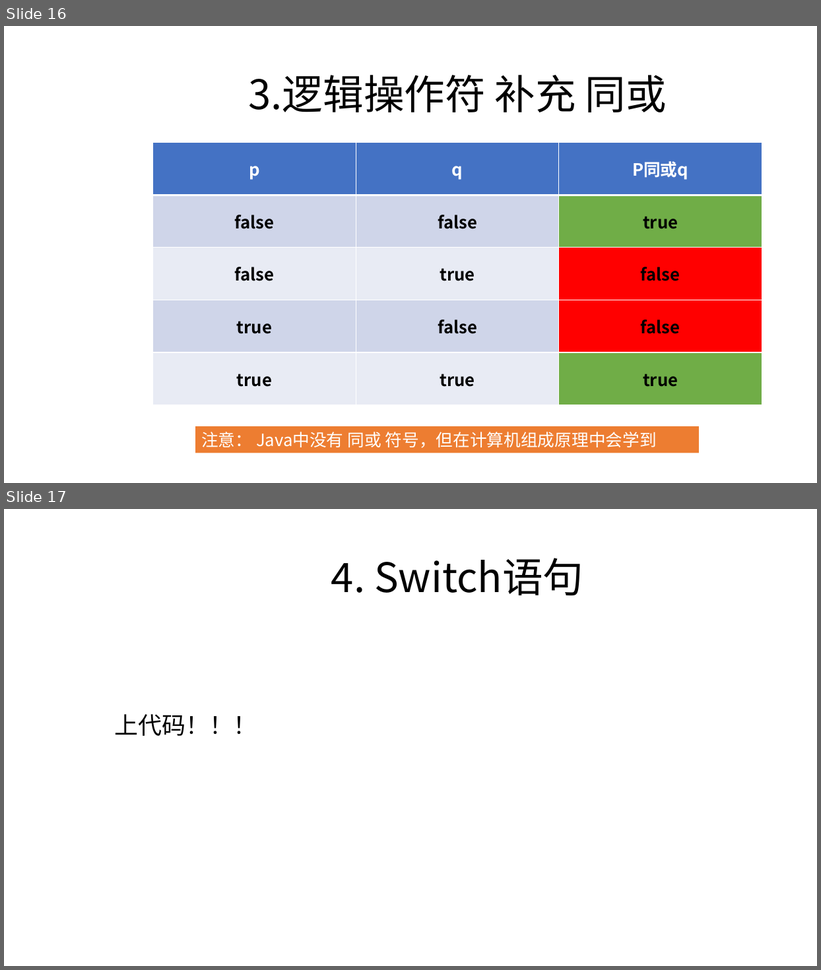
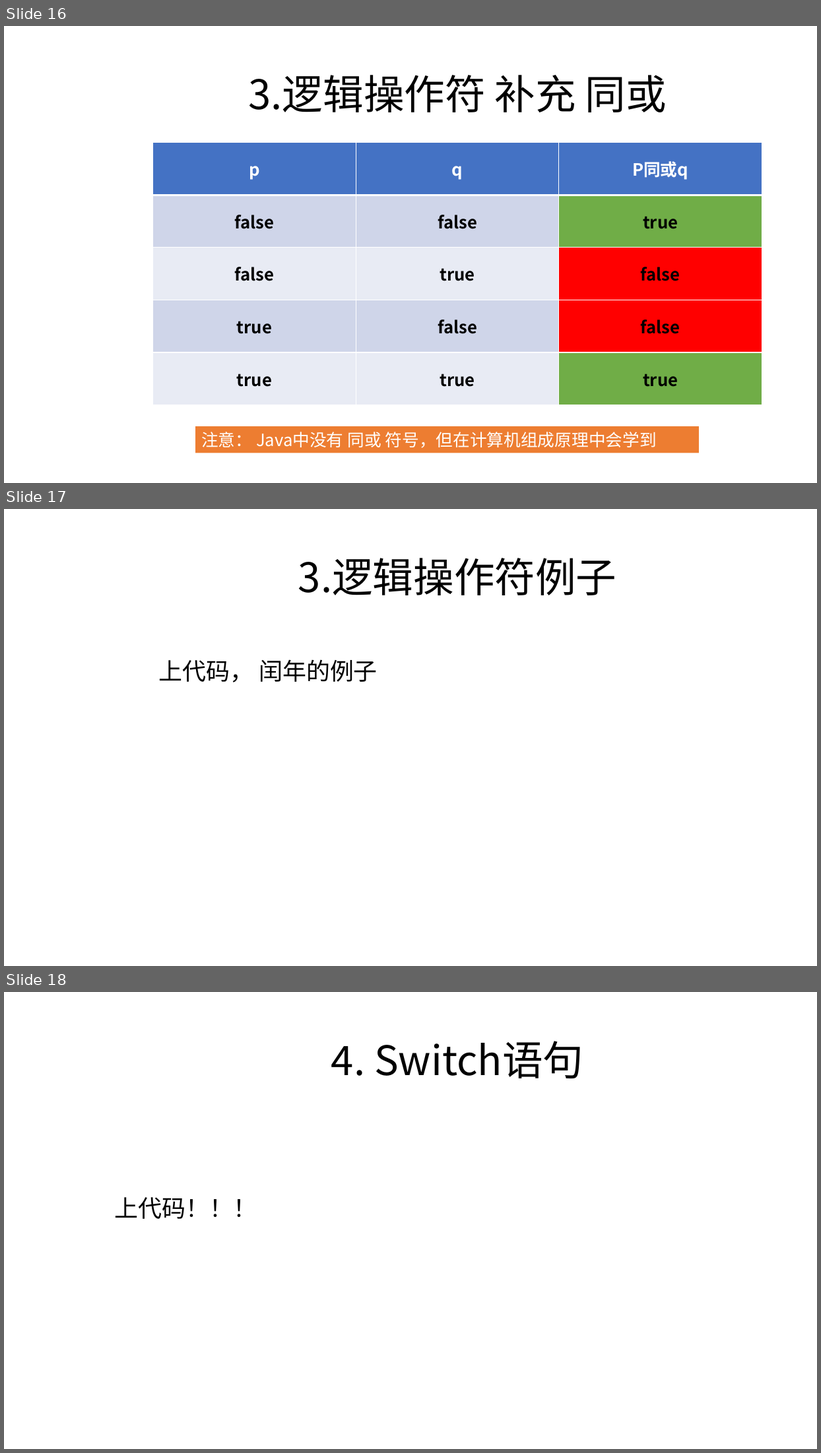
Before and after one commit to zjyesir/hmc_java_1, a slide deck: ppt/2.2选择判断 .pptx. Shown one above the other, each under a label of ours: slides 16 and 17 before the commit, slides 16, 17 and 18 after it. The pictures are 821x970 and 821x1453 pixels, drawn with LibreOffice and Linux fonts; fonts in the diff are those of the drawing; background and template pictures are left out. Boxes give left, top, right and bottom in pixels: in the first picture for what was removed or moved away, otherwise in the second. Text is boxed around its words. In the diff, an @@ line names an element or a change of style, - is before the commit and + after.

Commit message:
添加了 代码讲解在ppt中对老师的提醒

```diff
--- a/ppt/2.2选择判断 .pptx
+++ b/ppt/2.2选择判断 .pptx
@@ slide 17 added at [4,509,817,966], background picture (left out) @@
@@ text added at [298,558,616,595], 48 pt, text #000000 @@
+3.逻辑操作符例子
@@ text added at [159,659,377,683], 28 pt, text #000000 @@
+上代码， 闰年的例子
@@ what was slide 17 is now slide 18 @@
```
Also in this commit, not shown: 4 other files.
